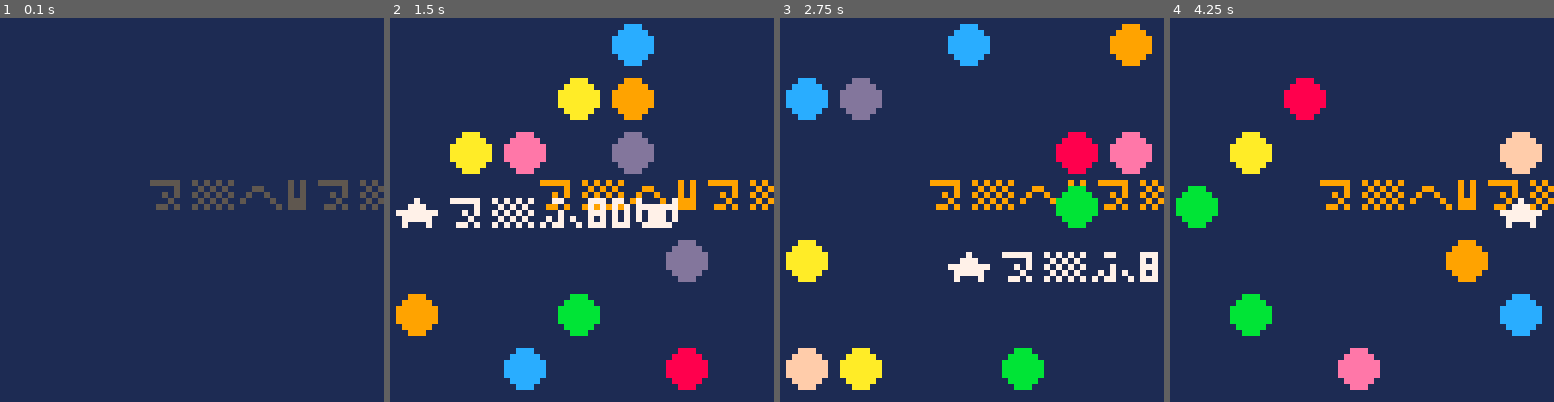
Above: before the commit, frames 1-4 (left to right).
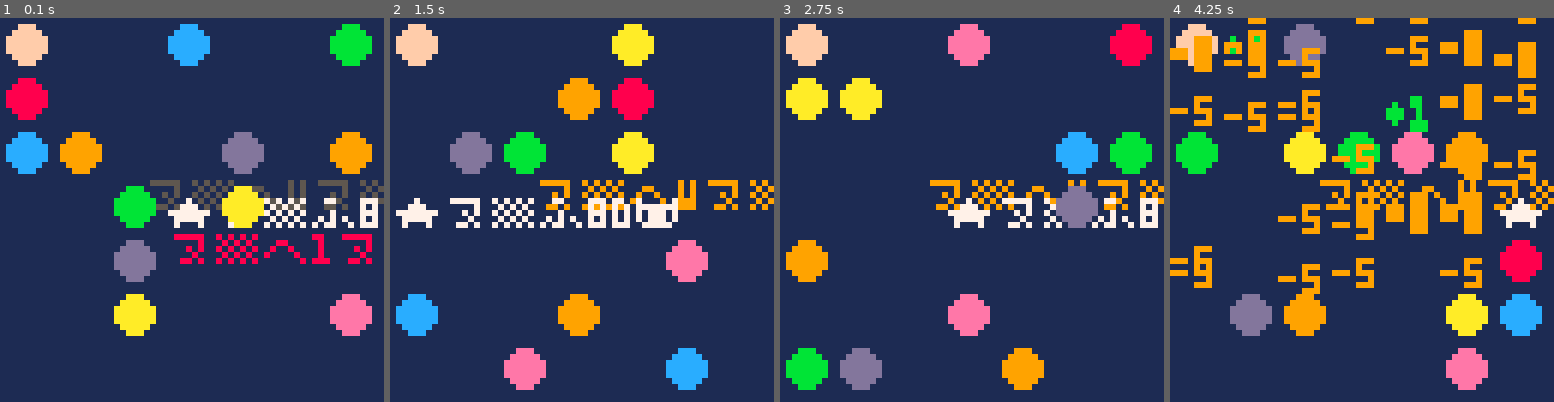
Above: after the commit, the same moments.

Repository: pancelor/bubble-cat
Game: PICO-8 cartridge min.p8
Two runs of this game, one before a commit and one after it. Both use one fixed random seed, a clock stepped at 60 frames per second and the inputs below.
Inputs:
- Up to frame 1 (0.1 s): no input
- Up to frame 2 (1.5 s): tap O (Z key) at 0.33, 0.7, 1.43 s; tap X (X key) at 1.07 s
- Up to frame 3 (2.75 s): hold Left 1.97-2.37 s; tap X (X key) at 2.07, 2.4, 2.73 s; tap O (Z key) at 2.22 s; hold Down from 2.42 s (still down)
- Up to frame 4 (4.25 s): release Down at 2.82 s; hold Right 2.87-3.53 s; tap X (X key) every 0.33 s from 3.07 to 4.07 s; tap O (Z key) at 3.1, 3.98 s; hold Up 3.58-4.08 s; hold Right from 4.13 s (still down)

The runs differ from the first frame. In frame 1, 15% of the frame differs, in the area x 1-99%, y 1-83%; in frame 2, 11%; in frame 3, 15%; in frame 4, 25%, in the area x 0-97%, y 0-97%.

Commit message:
store combined index; 607

Diff:
--- a/min.lua
+++ b/min.lua
@@ -1,5 +1,5 @@
-poke(13-😐,3)fl={}sc=0sz=0rf=circfill::g::bn=0px=3py=3for j=0,12do
-i=rnd(49)bn+=2poke(bn,i%7,i\7)end
+poke(13-😐,3)fl={}sc=0sz=0rf=circfill::g::bn,fc=1px=3py=3for j=0,12do
+poke(bn,rnd(49))bn+=1end
 while t()<64do
 b=btnp()q=b>16and"⁷fb2"d=sgn(sz-sc)ox=px?"⁶1⁶c"
 if(sz~=sc)sc+=d d+=6
@@ -8,9 +8,9 @@
 if(not fc)fc,fn=fn
 if(fc)px+=cos(fc)py+=sin(fc)
 ty=abs(px-3)>3or abs(py-3)>3?"★⁵8d🐱",px*9+1,py*9+3,7
-for i=bn,2,-2do
-d=q and"-5"v=@(i+1)*9u=@i*9rf(u+4,v+4,3,i/2|8)
-if(py==v\9and @i==px)ty=1poke2(i,%bn)bn-=2d="+1"?"⁷d"
+for i=bn,1,-1do
+d=q and"-5"v=@i\7*9u=@i%7*9rf(u+4,v+4,3,i/2|8)
+if(py==v\9and u\9==px)ty=1poke(i,@bn)bn-=1d="+1"?"⁷d"
 if(bn<1)d="+10"q="⁷cg"
 if(d)add(fl,{d,u,v,d*11})sz+=d
 end
Not shown, changed: notes.txt
